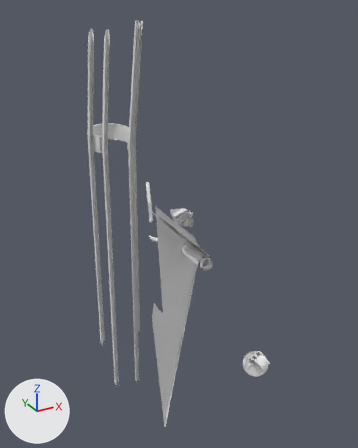
What one commit did to the OBJ model DarkChaos-Dev/gameitems/Primitive.LM_L_LS2_Parts.obj.
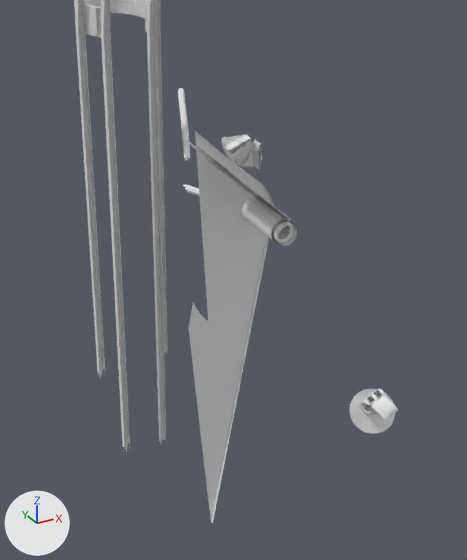
There are two pictures of each version: one whole from a 50 mm camera at (-668.0, -647.0, 75.0) aimed at (-331.0, -35.0, -231.0), one close up on the part from 13% to 86% of the width and 29% to 100% of the height. Arrows for +X, +Y and +Z are at lower left; the lights stay in place. Where no turn or scale is listed for an object, it has been applied to the vertices. Vertices at the same position are counted once.

The scene before the commit, as lines of its bpy script (objects in view):
```python
me_lm_l_ls2_parts = bpy.data.meshes.new('LM_L_LS2_Parts')
me_lm_l_ls2_parts.from_pydata(...)  # 2357 vertices, 3863 faces; spans x -458.0..-147.0, y -158.0..34.0, z -567.0..59.0
ob_lm_l_ls2_parts = bpy.data.objects.new('LM_L_LS2_Parts', me_lm_l_ls2_parts)
ob_lm_l_ls2_parts.location = (0.0, 0.0, 0.0)
```
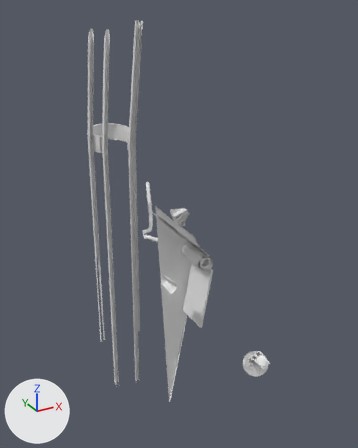
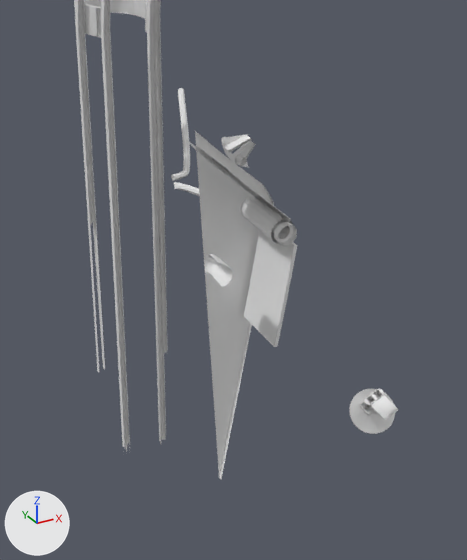
Where the change shows, as pixel boxes [x1, y1, x2, y2] in the close-ups (467 x 560 px):
```json
{"object": "LM_L_LS2_Parts", "change": "reshaped", "before": [74, 0, 398, 524], "after": [74, 0, 398, 480]}
{"part": 1, "of": "me_lm_l_ls2_parts", "change": "added", "after": [204, 254, 233, 287]}
{"part": 2, "of": "me_lm_l_ls2_parts", "change": "added", "after": [244, 230, 297, 347]}
{"part": 3, "of": "me_lm_l_ls2_parts", "change": "deleted", "before": [253, 141, 262, 169]}
{"part": 4, "of": "me_lm_l_ls2_parts", "change": "built on", "before": [245, 139, 262, 167], "after": [171, 149, 237, 191]}
{"part": 5, "of": "me_lm_l_ls2_parts", "change": "deleted", "before": [90, 224, 105, 379]}
{"part": 6, "of": "me_lm_l_ls2_parts", "change": "deleted", "before": [189, 303, 221, 524]}
```

The change, as JSON lines over the scene's bpy script:
```json
{"block": "me_lm_l_ls2_parts", "where": "# used by ob_lm_l_ls2_parts; location = (0.0, 0.0, 0.0)"}
{"op": "remove", "block": "me_lm_l_ls2_parts", "code": "me_lm_l_ls2_parts.from_pydata(...)  # 2357 vertices, 3863 faces; spans x -458.0..-147.0, y -158.0..34.0, z -567.0..59.0"}
{"op": "add", "block": "me_lm_l_ls2_parts", "code": "me_lm_l_ls2_parts.from_pydata(...)  # 2409 vertices, 3999 faces; spans x -458.0..-147.0, y -158.0..34.0, z -567.0..59.0"}
{"block": "me_lm_l_ls2_parts", "change": "me_lm_l_ls2_parts part 1: a new loose piece of 49 vertices spanning x -408.0..-396.0, y -148.0..-120.0, z -273.0..-255.0"}
{"block": "me_lm_l_ls2_parts", "change": "me_lm_l_ls2_parts part 2: a new loose piece of 20 vertices spanning x -360.0..-341.0, y -149.0..-99.0, z -342.0..-254.0"}
{"block": "me_lm_l_ls2_parts", "change": "me_lm_l_ls2_parts part 3: the loose piece of 8 vertices spanning x -381.0..-379.0, y -158.0..-150.0, z -178.0..-160.0 is deleted"}
{"block": "me_lm_l_ls2_parts", "change": "me_lm_l_ls2_parts part 4: 12 vertices removed from x -386.0..-346.0, y -152.0..-76.0, z -237.0..-158.0; 122 vertices added at x -402.0..-347.0, y -148.0..-19.0, z -239.0..-180.0"}
{"block": "me_lm_l_ls2_parts", "change": "me_lm_l_ls2_parts part 5: 7 vertices removed from x -458.0..-452.0, y -3.0..3.0, z -440.0..-434.0"}
{"block": "me_lm_l_ls2_parts", "change": "me_lm_l_ls2_parts part 6: 6 vertices removed from x -409.0..-391.0, y -98.0..-94.0, z -558.0..-316.0"}
```
